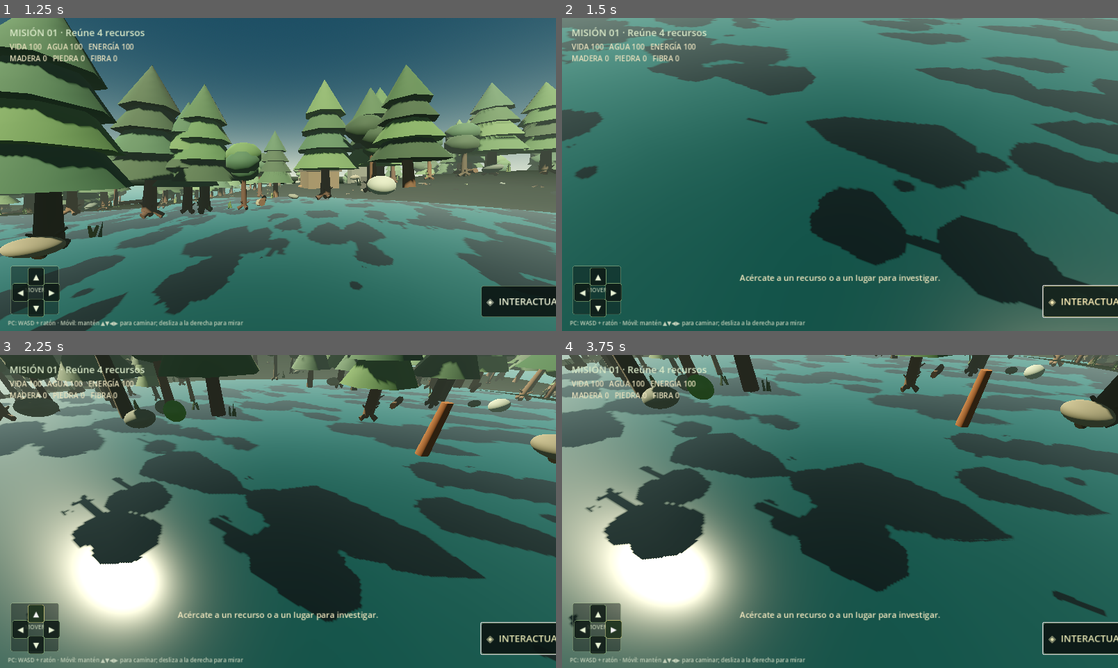
Above: before the commit, frames 1-4 (two rows, left to right).
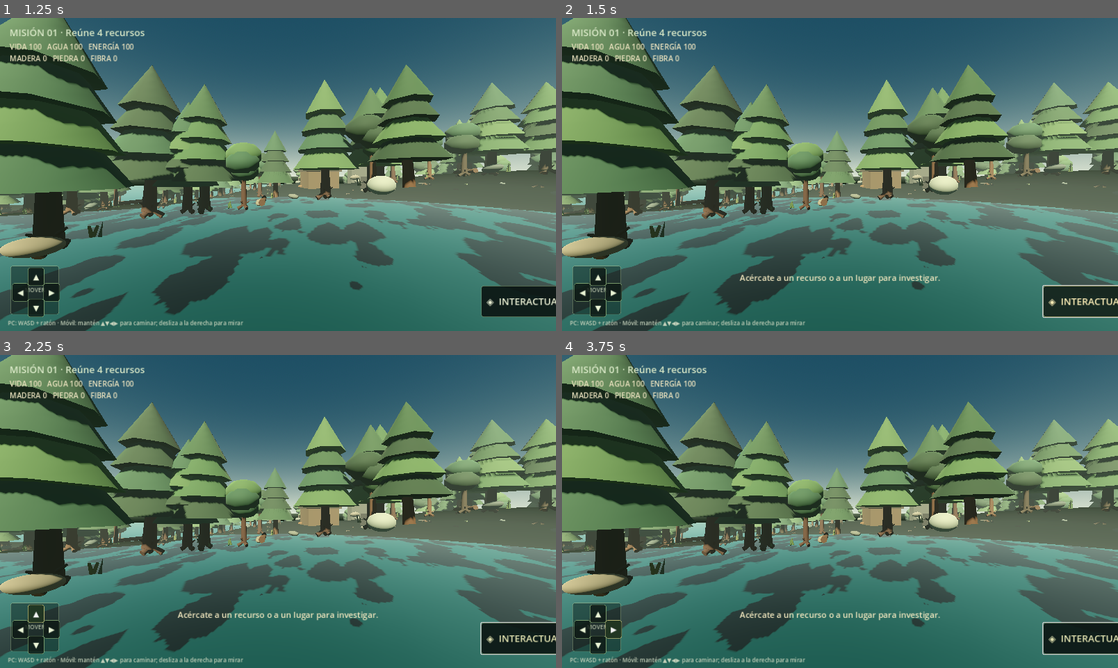
Above: after the commit, the same moments.

Repository: nicolamona/wildline
Game: Godot game, scene res://scenes/main.tscn
Two runs of this game, one before a commit and one after it. Both use one fixed random seed, a clock stepped at 60 frames per second and the inputs below.
Inputs (mouse positions are in pixels of both pictures, inside the frame that each line leads up to):
- Up to frame 1 (1.25 s): tap Enter at 0.5 s; move the mouse to (305, 174) at 0.52 s; hold W from 0.53 s (still down); hold Shift from 0.53 s (still down); click (305, 174) at 0.67 s
- Up to frame 2 (1.5 s): release W at 1.25 s; release Shift at 1.25 s; click "◈ INTERACTUAR" at 1.25 s
- Up to frame 3 (2.25 s): click "▲" at 2 s
- Up to frame 4 (3.75 s): click "◀" at 2.75 s; click "▶" at 3.5 s

Frame 1 is identical in both runs. In frame 2, 80% of the frame differs, in the area x 0-100%, y 0-100%; in frame 3, 84%; in frame 4, 82%.

Commit message:
Route camera input through unhandled events to avoid GUI touch conflicts

Diff:
--- a/godot/scripts/player.gd
+++ b/godot/scripts/player.gd
@@ -20,7 +20,7 @@
 	rotation.y = float(GameState.player.get("yaw", 0.0))
 	camera.rotation.x = float(GameState.player.get("pitch", 0.0))
 
-func _input(event: InputEvent) -> void:
+func _unhandled_input(event: InputEvent) -> void:
 	var viewport_size: Vector2 = get_viewport().get_visible_rect().size
 	# El movimiento táctil pertenece exclusivamente a los cuatro botones GUI
 	# creados en world.gd. Aquí solo se procesa la cámara y el ratón de escritorio.
